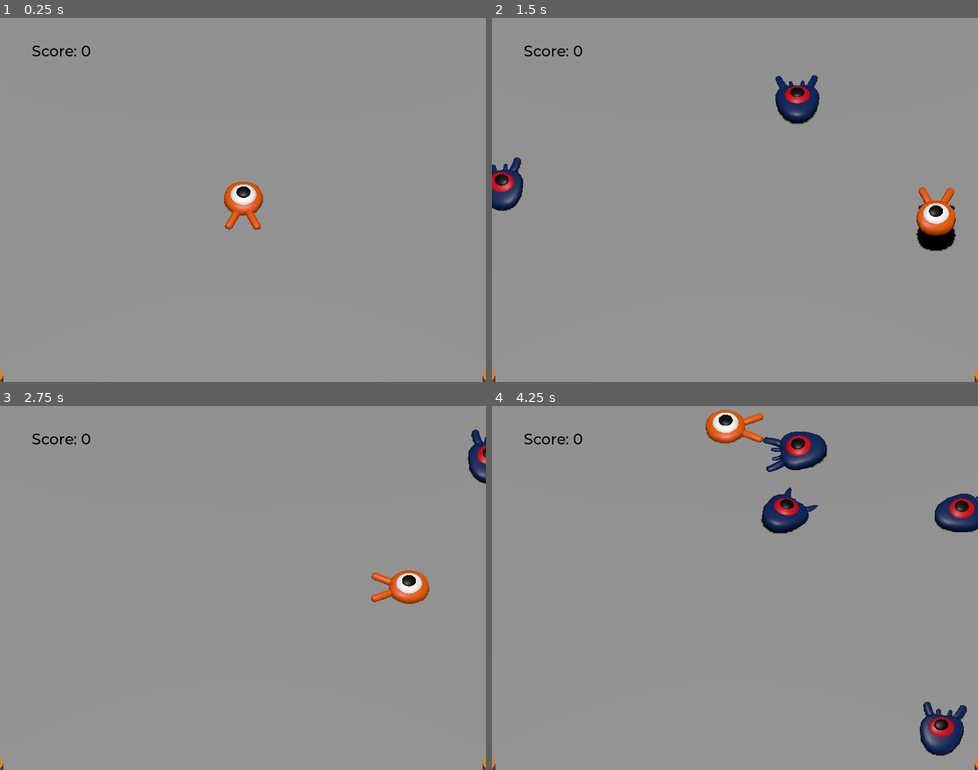
Above: before the commit, frames 1-4 (two rows, left to right).
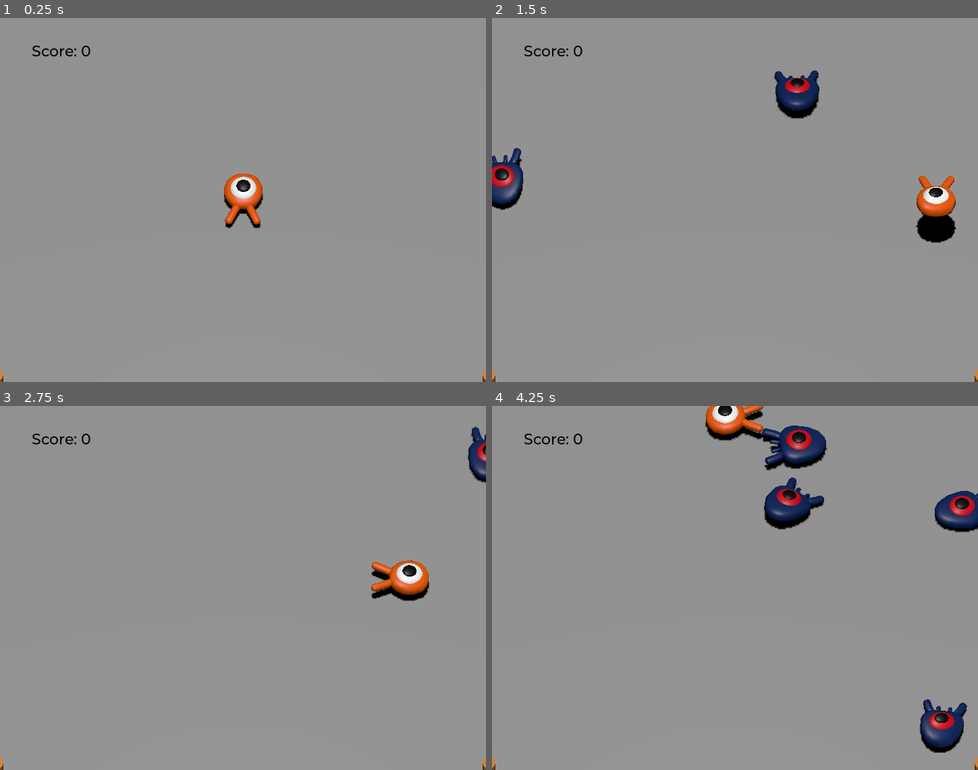
Above: after the commit, the same moments.

Repository: OlivierMarteaux/G005_SquashTheCreeps
Game: Godot game, scene res://scenes/main.tscn
Two runs of this game, one before a commit and one after it. Both use one fixed random seed, a clock stepped at 60 frames per second and the inputs below.
Inputs:
- Up to frame 1 (0.25 s): no input
- Up to frame 2 (1.5 s): tap Enter (ui_accept) at 0.5 s; hold Right (move_right) 0.53-1.28 s; tap Space (jump) at 0.6, 0.77, 1.07, 1.35 s; hold Down (move_back) from 1.28 s (still down)
- Up to frame 3 (2.75 s): tap Space (jump) at 1.52, 1.82, 2.1 s; release Down (move_back) at 2.03 s; hold Right (move_right) from 2.03 s (still down)
- Up to frame 4 (4.25 s): release Right (move_right) at 2.78 s; hold Up (move_forward) 2.78-3.53 s; tap Space (jump) at 2.85, 3.02, 3.32, 3.6, 3.77, 4.07 s; hold Left (move_left) from 3.53 s (still down)

The runs differ from the first frame. In frame 1, 0.8% of the frame differs, in the area x 46-55%, y 42-59%; in frame 2, 2.7%; in frame 3, 1.3%; in frame 4, 4.2%, in the area x 43-100%, y 0-97%.

Commit message:
11_20261012_OM: animate the player and mobs

Diff:
--- a/mob.gd
+++ b/mob.gd
@@ -18,6 +18,8 @@
 	velocity = Vector3.FORWARD * random_speed
 	velocity = velocity.rotated(Vector3.UP, rotation.y)
 
+	$AnimationPlayer.speed_scale = random_speed / min_speed
+
 
 func _on_visible_on_screen_notifier_3d_screen_exited() -> void:
 	queue_free()
--- a/mob.tscn
+++ b/mob.tscn
@@ -5,6 +5,40 @@
 
 [sub_resource type="BoxShape3D" id="BoxShape3D_yh4yq"]
 size = Vector3(1.4767914, 0.6757202, 1.7974396)
+
+[sub_resource type="Animation" id="Animation_nokgg"]
+resource_name = "float"
+length = 1.2
+loop_mode = 1
+tracks/0/type = "value"
+tracks/0/imported = false
+tracks/0/enabled = true
+tracks/0/path = NodePath("Pivot/Character:position")
+tracks/0/interp = 1
+tracks/0/loop_wrap = true
+tracks/0/keys = {
+"times": PackedFloat32Array(0.3, 0.7, 1.2),
+"transitions": PackedFloat32Array(0.2588165, 3.138337, 1),
+"update": 0,
+"values": [Vector3(0, 0, 0), Vector3(0, 0.65, 0), Vector3(0, 0.35, 0)]
+}
+tracks/1/type = "value"
+tracks/1/imported = false
+tracks/1/enabled = true
+tracks/1/path = NodePath("Pivot/Character:rotation")
+tracks/1/interp = 1
+tracks/1/loop_wrap = true
+tracks/1/keys = {
+"times": PackedFloat32Array(0.1, 0.5027277, 1.2),
+"transitions": PackedFloat32Array(0.2588165, 0.3186403, 1),
+"update": 0,
+"values": [Vector3(0, 0, 0), Vector3(0.13962634, 0, 0), Vector3(-0.15707964, 0, 0)]
+}
+
+[sub_resource type="AnimationLibrary" id="AnimationLibrary_ubaqv"]
+_data = {
+&"float": SubResource("Animation_nokgg")
+}
 
 [node name="Mob" type="CharacterBody3D" unique_id=841090746 groups=["mob"]]
 collision_layer = 2
@@ -14,6 +48,7 @@
 [node name="Pivot" type="Node3D" parent="." unique_id=202387588]
 
 [node name="Character" parent="Pivot" unique_id=190908832 instance=ExtResource("2_ubaqv")]
+transform = Transform3D(1, 0, 0, 0, 0.98768836, 0.15643448, 0, -0.15643448, 0.98768836, 0, 0.35, 0)
 
 [node name="CollisionShape3D" type="CollisionShape3D" parent="." unique_id=1760709485]
 transform = Transform3D(1, 0, 0, 0, 1, 0, 0, 0, 1, 0.029029846, 0.3391781, -0.029273987)
@@ -23,4 +58,8 @@
 transform = Transform3D(1, 0, 0, 0, 1, 0, 0, 0, 1, 0, 0.330693, 0.28860772)
 aabb = AABB(-1.1624331, -0.63894093, -1.6450344, 2.3248663, 1.2778819, 3.2900689)
 
+[node name="AnimationPlayer" type="AnimationPlayer" parent="." unique_id=1727784766]
+libraries/ = SubResource("AnimationLibrary_ubaqv")
+autoplay = &"float"
+
 [connection signal="screen_exited" from="VisibleOnScreenNotifier3D" to="." method="_on_visible_on_screen_notifier_3d_screen_exited"]
--- a/scenes/player.gd
+++ b/scenes/player.gd
@@ -29,9 +29,12 @@
 		direction.z -= 1
 
 	if direction != Vector3.ZERO:
+		$AnimationPlayer.speed_scale = 4
 		direction = direction.normalized()
 		# Setting the basis property will affect the rotation of the node.
 		$Pivot.basis = Basis.looking_at(direction)
+	else:
+		$AnimationPlayer.speed_scale = 1
 
 	# Ground Velocity
 	target_velocity.x = direction.x * speed
@@ -61,6 +64,8 @@
 	velocity = target_velocity
 	move_and_slide()
 
+	$Pivot.rotation.x = PI/6 * velocity.y / jump_impulse
+
 
 func die():
 	hit.emit()
--- a/scenes/player.tscn
+++ b/scenes/player.tscn
@@ -4,22 +4,85 @@
 [ext_resource type="Script" uid="uid://cggoe7fgglr" path="res://scenes/player.gd" id="1_g2els"]
 
 [sub_resource type="SphereShape3D" id="SphereShape3D_yh4yq"]
-radius = 0.8
+radius = 0.9551003
 
 [sub_resource type="CylinderShape3D" id="CylinderShape3D_yh4yq"]
 height = 0.21002197
-radius = 1.046875
+radius = 1.0249023
+
+[sub_resource type="Animation" id="Animation_g2els"]
+length = 0.001
+tracks/0/type = "value"
+tracks/0/imported = false
+tracks/0/enabled = true
+tracks/0/path = NodePath("Pivot/Character:position")
+tracks/0/interp = 1
+tracks/0/loop_wrap = true
+tracks/0/keys = {
+"times": PackedFloat32Array(0),
+"transitions": PackedFloat32Array(1),
+"update": 0,
+"values": [Vector3(0, 0, 0)]
+}
+tracks/1/type = "value"
+tracks/1/imported = false
+tracks/1/enabled = true
+tracks/1/path = NodePath("Pivot/Character:rotation")
+tracks/1/interp = 1
+tracks/1/loop_wrap = true
+tracks/1/keys = {
+"times": PackedFloat32Array(0),
+"transitions": PackedFloat32Array(1),
+"update": 0,
+"values": [Vector3(0, 0, 0)]
+}
+
+[sub_resource type="Animation" id="Animation_qhqgy"]
+resource_name = "float"
+length = 1.2
+loop_mode = 1
+tracks/0/type = "value"
+tracks/0/imported = false
+tracks/0/enabled = true
+tracks/0/path = NodePath("Pivot/Character:position")
+tracks/0/interp = 1
+tracks/0/loop_wrap = true
+tracks/0/keys = {
+"times": PackedFloat32Array(0.3, 0.7, 1.2),
+"transitions": PackedFloat32Array(0.2588165, 3.138337, 1),
+"update": 0,
+"values": [Vector3(0, 0, 0), Vector3(0, 0.65, 0), Vector3(0, 0.35, 0)]
+}
+tracks/1/type = "value"
+tracks/1/imported = false
+tracks/1/enabled = true
+tracks/1/path = NodePath("Pivot/Character:rotation")
+tracks/1/interp = 1
+tracks/1/loop_wrap = true
+tracks/1/keys = {
+"times": PackedFloat32Array(0.1, 0.5027277, 1.2),
+"transitions": PackedFloat32Array(0.2588165, 0.3186403, 1),
+"update": 0,
+"values": [Vector3(0, 0, 0), Vector3(0.13962634, 0, 0), Vector3(-0.15707964, 0, 0)]
+}
+
+[sub_resource type="AnimationLibrary" id="AnimationLibrary_dqkch"]
+_data = {
+&"RESET": SubResource("Animation_g2els"),
+&"float": SubResource("Animation_qhqgy")
+}
 
 [node name="Player" type="CharacterBody3D" unique_id=891297744]
 collision_mask = 6
 script = ExtResource("1_g2els")
 
 [node name="Pivot" type="Node3D" parent="." unique_id=168176825]
+transform = Transform3D(1, 0, 0, 0, 1, 0, 0, 0, 1, 0, 0.5, 0)
 
 [node name="Character" parent="Pivot" unique_id=109968249 instance=ExtResource("1_3vyb7")]
 
 [node name="CollisionShape3D" type="CollisionShape3D" parent="." unique_id=504139306]
-transform = Transform3D(1, 0, 0, 0, 1, 0, 0, 0, 1, 0, 0.7519294, 0)
+transform = Transform3D(1, 0, 0, 0, 1, 0, 0, 0, 1, 0, 0.82871366, 0)
 shape = SubResource("SphereShape3D_yh4yq")
 
 [node name="MobDetector" type="Area3D" parent="." unique_id=262645589]
@@ -28,7 +91,11 @@
 monitorable = false
 
 [node name="CollisionShape3D" type="CollisionShape3D" parent="MobDetector" unique_id=1239398440]
-transform = Transform3D(1, 0, 0, 0, 1, 0, 0, 0, 1, 0, 0.23989868, 0)
+transform = Transform3D(1, 0, 0, 0, 1, 0, 0, 0, 1, 0, 0.48632336, 0)
 shape = SubResource("CylinderShape3D_yh4yq")
 
+[node name="AnimationPlayer" type="AnimationPlayer" parent="." unique_id=1262406524]
+libraries/ = SubResource("AnimationLibrary_dqkch")
+autoplay = &"float"
+
 [connection signal="body_entered" from="MobDetector" to="." method="_on_mob_detector_body_entered"]
